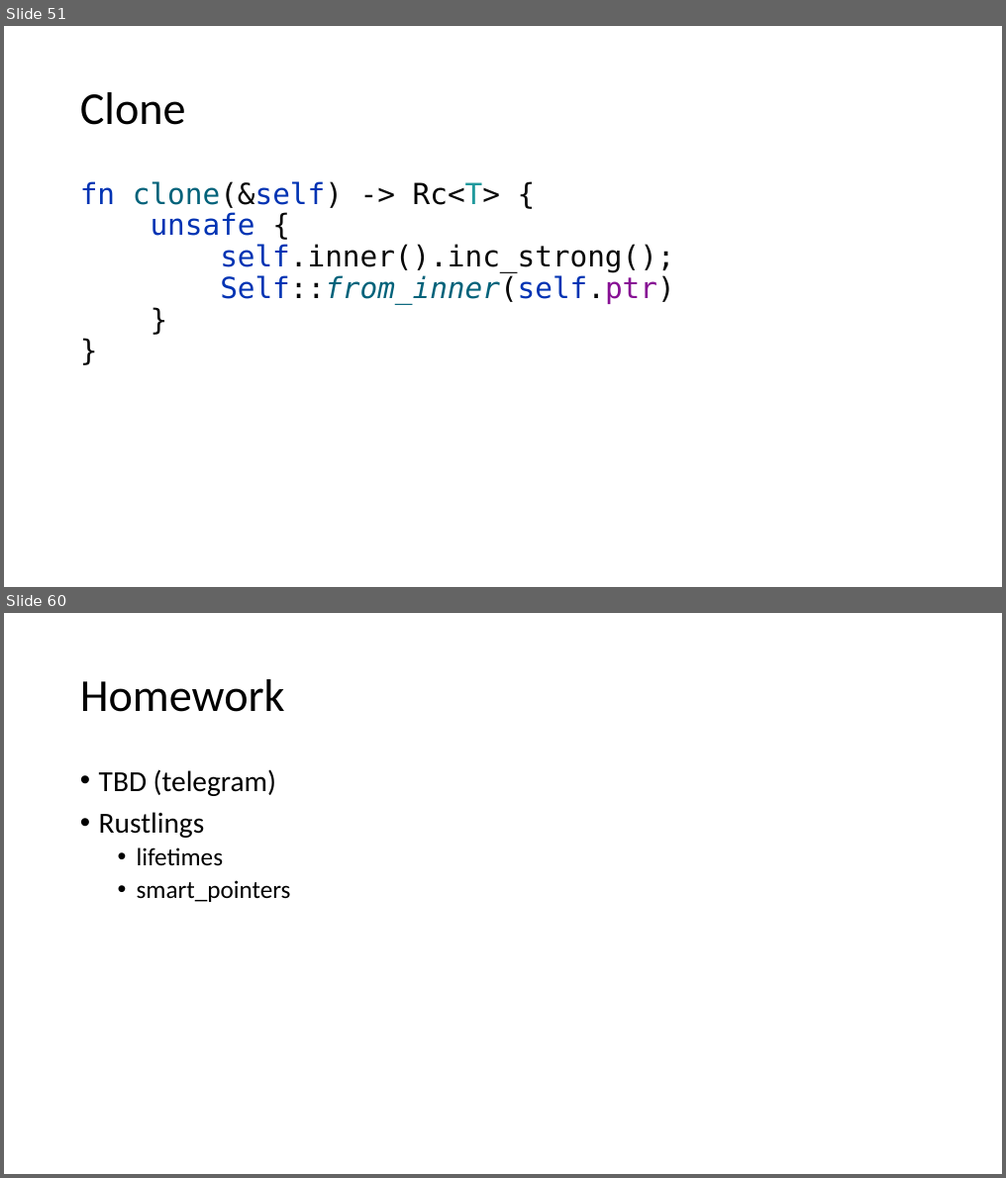
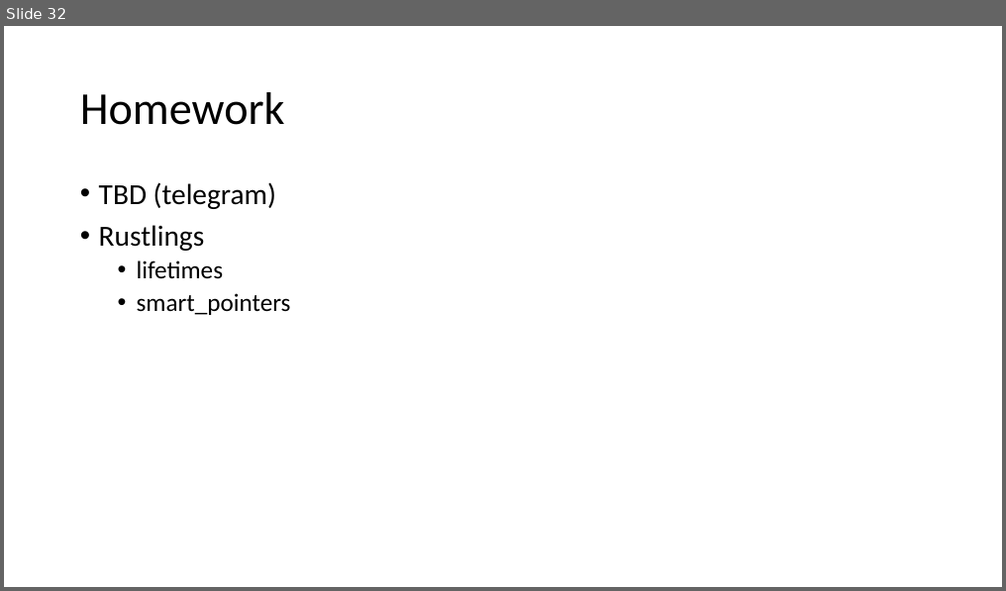
Before and after one commit to kugushev/course-rust-basics, a slide deck: src/03-LifetimesAndSmartPointers/03-LifetimesAndSmartPointers.pptx. Shown one above the other, each under a label of ours: slides 51 and 60 before the commit, slide 32 after it; the slides between them are not shown. The pictures are 1006x1178 and 1006x591 pixels, drawn with LibreOffice and Linux fonts; fonts in the diff are those of the drawing. Boxes give left, top, right and bottom in pixels: in the first picture for what was removed or moved away, otherwise in the second. Text is boxed around its words. In the diff, an @@ line names an element or a change of style, - is before the commit and + after.

```diff
--- a/src/03-LifetimesAndSmartPointers/03-LifetimesAndSmartPointers.pptx
+++ b/src/03-LifetimesAndSmartPointers/03-LifetimesAndSmartPointers.pptx
@@ slide 51 removed at [4, 26, 1002, 587], background #FFFFFF @@
@@ title removed at [80, 92, 186, 125] @@
-Clone
@@ text removed at [80, 181, 675, 304] @@
-fn clone(&self) -> Rc<T> {
-unsafe {
-self.inner().inc_strong();
-Self::from_inner(self.ptr)
-}
-}
@@ what was slide 60 is now slide 32 @@
```
Also in this commit, not shown: 27 other slides removed, 6 other files.
